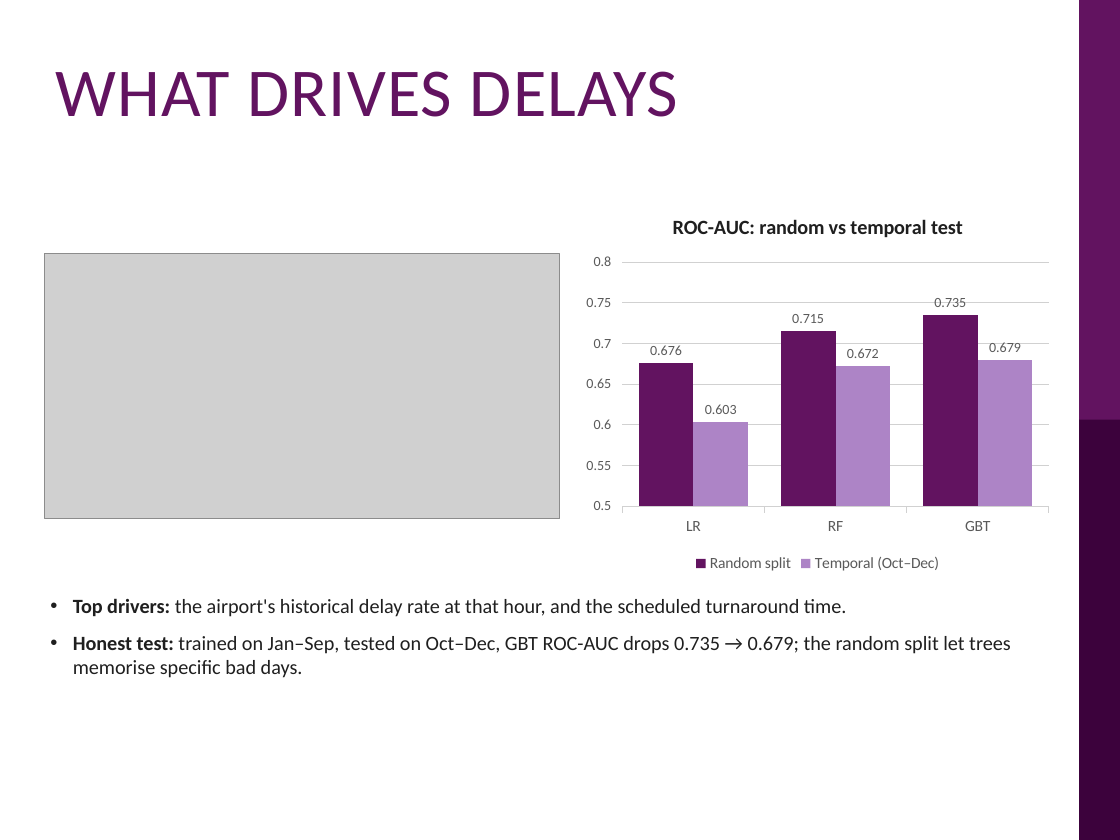
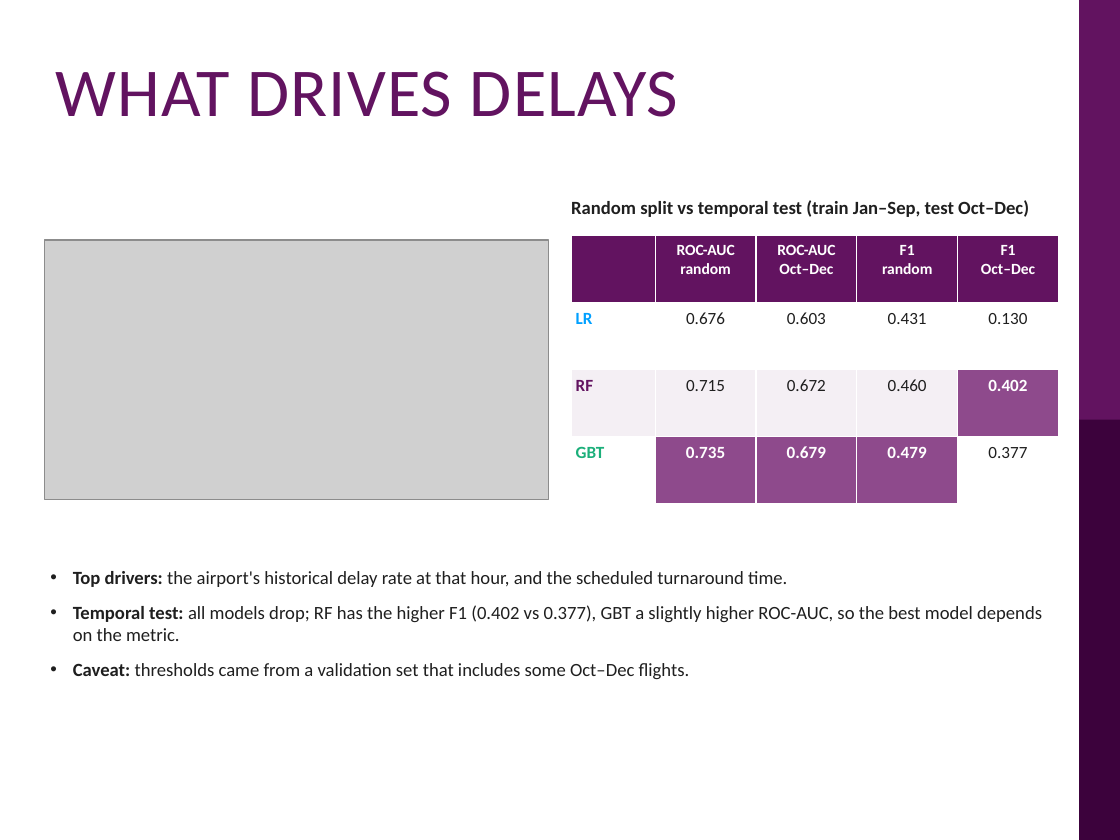
Before and after one commit to tiong0526/clone-21092024, a slide deck: slide 13 of bdmla-flight-delay/presentation/BDMLA_CW1_Flight_Delay_Presentation.pptx. Drawn at 1120x840 pixels with LibreOffice and Linux fonts; fonts in the diff are those of the drawing; grey boxes stand for pictures; background and template pictures are left out. Boxes give left, top, right and bottom in pixels: in the first picture for what was removed or moved away, otherwise in the second. Text is boxed around its words. In the diff, an @@ line names an element or a change of style, - is before the commit and + after.

```diff
--- a/bdmla-flight-delay/presentation/BDMLA_CW1_Flight_Delay_Presentation.pptx
+++ b/bdmla-flight-delay/presentation/BDMLA_CW1_Flight_Delay_Presentation.pptx
@@ text added at (x1=571, y1=200, x2=1029, y2=217), 12 pt, text #1F1F1F, bold @@
+Random split vs temporal test (train Jan–Sep, test Oct–Dec)
@@ column chart removed at (x1=577, y1=196, x2=1058, y2=577) @@
-title "ROC-AUC: random vs temporal test"
-categories: LR, RF, GBT
-Random split: 0.676, 0.715, 0.735
-Temporal (Oct–Dec): 0.603, 0.672, 0.679
@@ table added at (x1=571, y1=235, x2=1058, y2=504), 4 rows, 5 columns @@
+ | ROC-AUC / random | ROC-AUC / Oct–Dec | F1 / random | F1 / Oct–Dec
+LR | 0.676 | 0.603 | 0.431 | 0.130
+RF | 0.715 | 0.672 | 0.460 | 0.402
+GBT | 0.735 | 0.679 | 0.479 | 0.377
@@ picture resized from (x1=45, y1=254, x2=560, y2=520) to (x1=45, y1=240, x2=549, y2=498) @@
@@ text "Top drivers: the airport's historical ..." moved from (x1=73, y1=598, x2=1011, y2=678) to (x1=73, y1=571, x2=1042, y2=679) @@
@@ text at (x1=73, y1=571, x2=787, y2=587): size 13 to 12 pt in "Top drivers: the airport's historical delay rate ..." @@
@@ text at (x1=73, y1=605, x2=1042, y2=679): text changed; size 13 to 12 pt @@
-• Honest test: trained on Jan–Sep, tested on Oct–Dec, GBT ROC-AUC drops 0.735 → 0.679; the random split let trees memorise specific bad days.
+• Temporal test: all models drop; RF has the higher F1 (0.402 vs 0.377), GBT a slightly higher ROC-AUC, so the best model depends on the metric.
+• Caveat: thresholds came from a validation set that includes some Oct–Dec flights.
```
Also in this commit, not shown: 7 other slides changed, 2 slides added, 3 other files.
